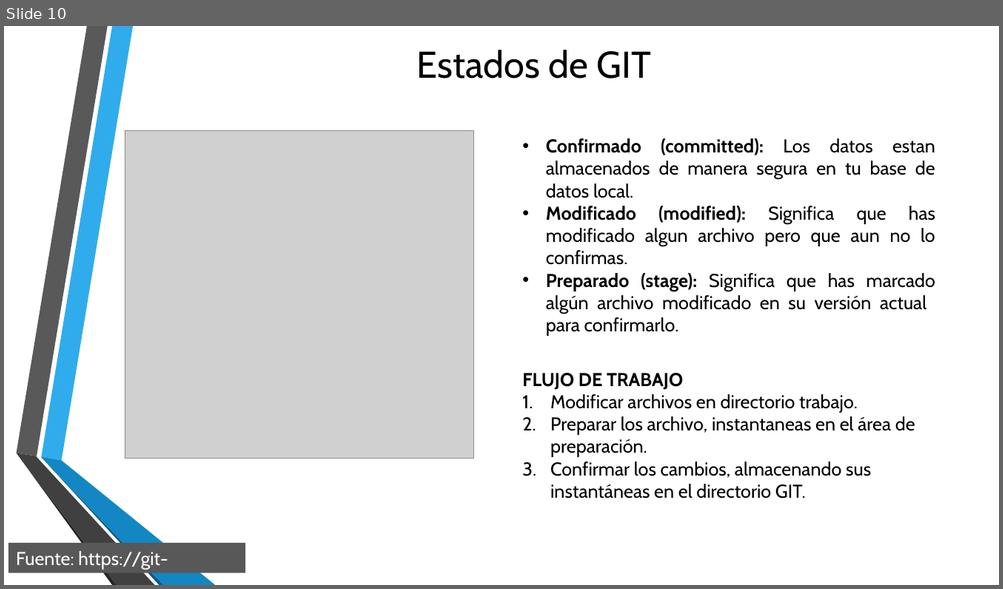
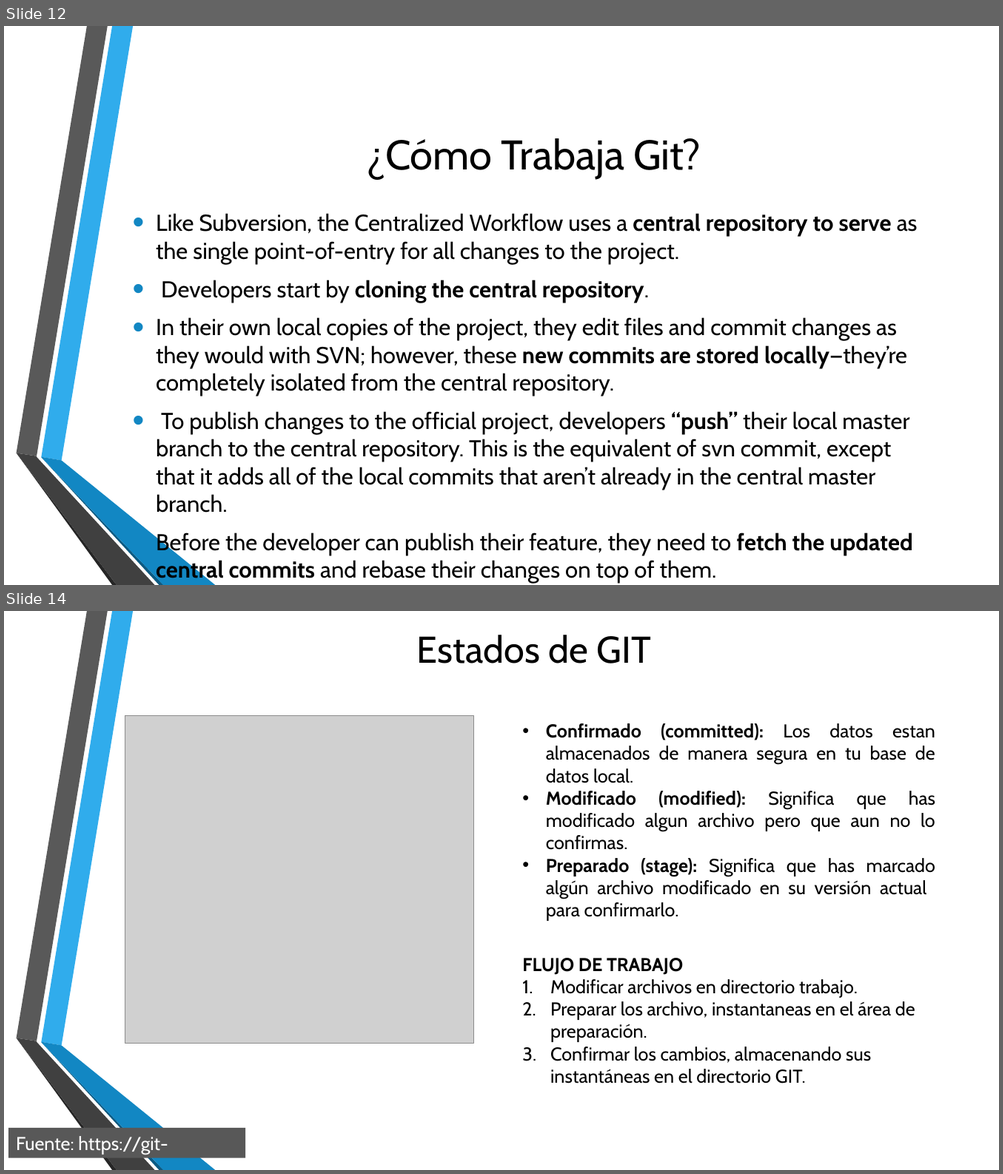
Before and after one commit to campus-digital/tutorialgit, a slide deck: documentos/Presentación3.pptx. Shown one above the other, each under a label of ours: slide 10 before the commit, slides 12 and 14 after it; the slides between them are not shown. The pictures are 1003x589 and 1003x1174 pixels, drawn with LibreOffice and Linux fonts; fonts in the diff are those of the drawing; grey boxes stand for pictures; background and template pictures are left out. Boxes give left, top, right and bottom in pixels: in the first picture for what was removed or moved away, otherwise in the second. Text is boxed around its words. In the diff, an @@ line names an element or a change of style, - is before the commit and + after.

```diff
--- a/documentos/Presentación3.pptx
+++ b/documentos/Presentación3.pptx
@@ slide 12 added at [4,26,999,585], background picture (left out); not listed: 6 template elements that a slide beside it also shows @@
@@ title added at [367,138,700,179], 40 pt, text #000000 @@
+¿Cómo Trabaja Git?
@@ text added at [156,213,917,584], 22.2 pt, text #000000 @@
+• Like Subversion, the Centralized Workflow uses a central repository to serve as the single point-of-entry for all changes to the project.
+• Developers start by cloning the central repository.
+• In their own local copies of the project, they edit files and commit changes as they would with SVN; however, these new commits are stored locally—they’re completely isolated from the central repository.
+• To publish changes to the official project, developers “push” their local master branch to the central repository. This is the equivalent of svn commit, except that it adds all of the local commits that aren’t already in the central master branch.
+• Before the developer can publish their feature, they need to fetch the updated central commits and rebase their changes on top of them.
@@ what was slide 10 is now slide 14 @@
```
Also in this commit, not shown: 8 slides changed, 4 other slides added.
